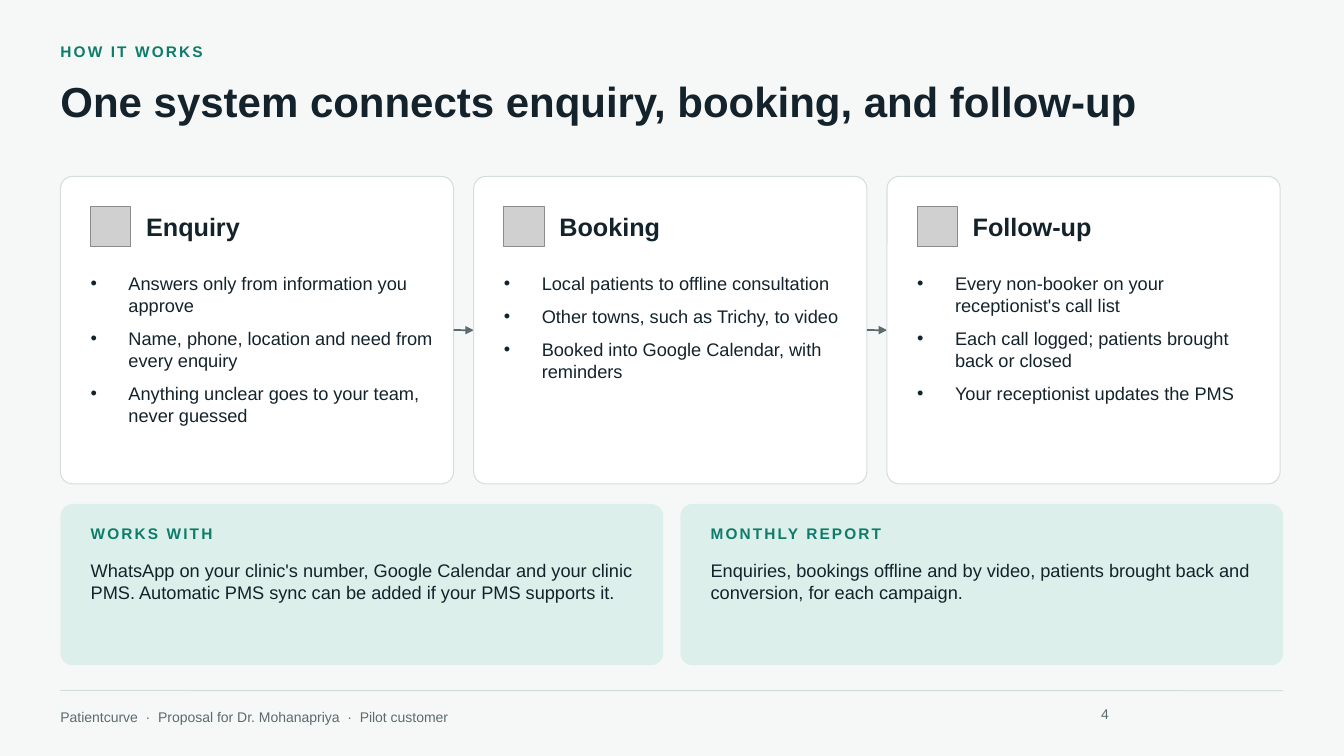
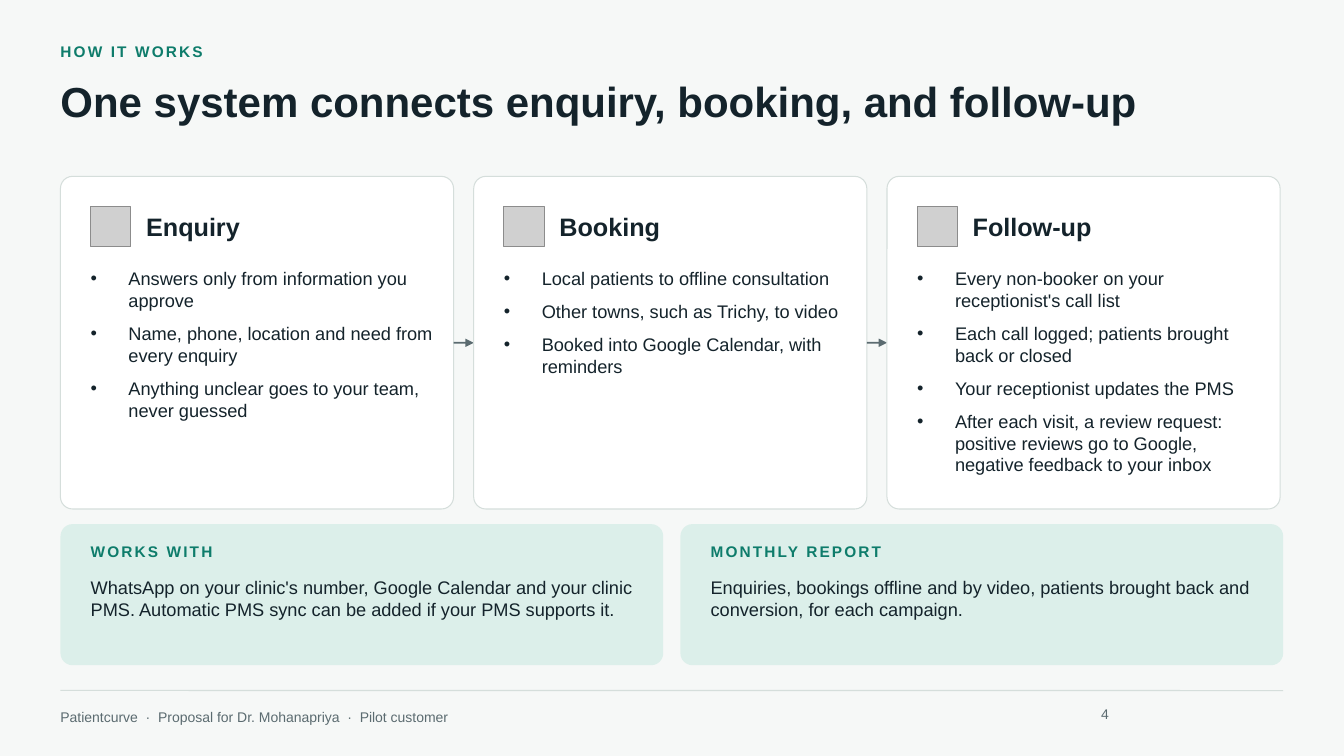
Before and after one commit to HARRISHG/staff-chat-flow, a slide deck: slide 4 of Patientcurve-Proposal-Dr-Mohanapriya.pptx. Drawn at 1344x756 pixels with LibreOffice and Linux fonts; fonts in the diff are those of the drawing; grey boxes stand for pictures; background and template pictures are left out. Boxes give left, top, right and bottom in pixels: in the first picture for what was removed or moved away, otherwise in the second. Text is boxed around its words. In the diff, an @@ line names an element or a change of style, - is before the commit and + after.

```diff
--- a/Patientcurve-Proposal-Dr-Mohanapriya.pptx
+++ b/Patientcurve-Proposal-Dr-Mohanapriya.pptx
@@ rounded rectangle: place and size @@
-rounded rectangle at (60,176,454,484)
+rounded rectangle at (60,176,454,509)
@@ rounded rectangle: place and size @@
-rounded rectangle at (474,176,867,484)
+rounded rectangle at (474,176,867,509)
@@ proportions changed in 5 elements at (60,524,663,665), (681,524,1284,665), (60,176,454,509), (474,176,867,509), (887,176,1280,509) @@
@@ rounded rectangle: place and size @@
-rounded rectangle at (887,176,1280,484)
+rounded rectangle at (887,176,1280,509)
@@ text "Answers only from information you ...": place and size @@
-text "Answers only from information you ..." at (128,276,432,426)
+text "Answers only from information you ..." at (128,271,432,421)
@@ text "Local patients to offline consultation": place and size @@
-text "Local patients to offline consultation" at (542,276,838,378)
+text "Local patients to offline consultation" at (542,271,838,373)
@@ arrow moved from (454, 330) - (474, 330) to (454, 343) - (474, 343) @@
@@ arrow moved from (867, 330) - (887, 330) to (867, 343) - (887, 343) @@
@@ text at (955,414,1223,475): paragraph added @@
+• After each visit, a review request: positive reviews go to Google, negative feedback to your inbox
@@ rounded rectangle: place and size @@
-rounded rectangle at (60,504,663,665)
+rounded rectangle at (60,524,663,665)
@@ rounded rectangle: place and size @@
-rounded rectangle at (681,504,1284,665)
+rounded rectangle at (681,524,1284,665)
@@ text "WORKS WITH": place and size @@
-text "WORKS WITH" at (91,528,213,539)
+text "WORKS WITH" at (91,546,213,557)
@@ text "MONTHLY REPORT": place and size @@
-text "MONTHLY REPORT" at (711,524,1215,555)
+text "MONTHLY REPORT" at (711,542,1215,573)
@@ text "WhatsApp on your clinic's number, ...": place and size @@
-text "WhatsApp on your clinic's number, ..." at (91,563,632,603)
+text "WhatsApp on your clinic's number, ..." at (91,580,632,620)
@@ text "Enquiries, bookings offline and by ...": place and size @@
-text "Enquiries, bookings offline and by ..." at (711,563,1249,603)
+text "Enquiries, bookings offline and by ..." at (711,580,1249,620)
```
Also in this commit, not shown: 3 other slides changed, 1 other file.
